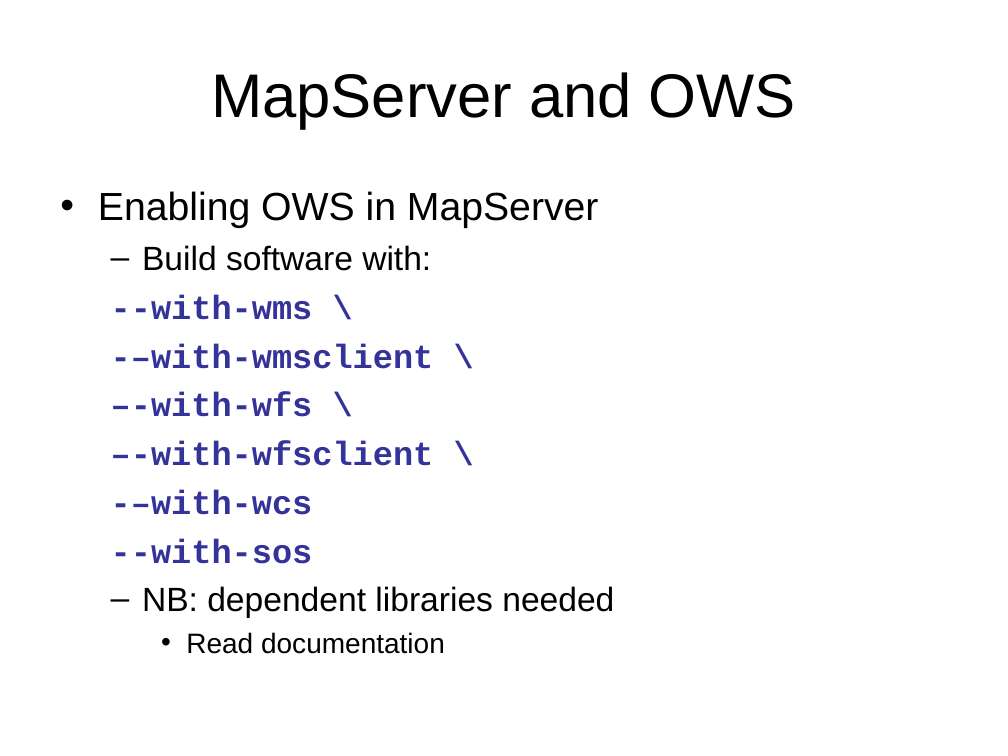
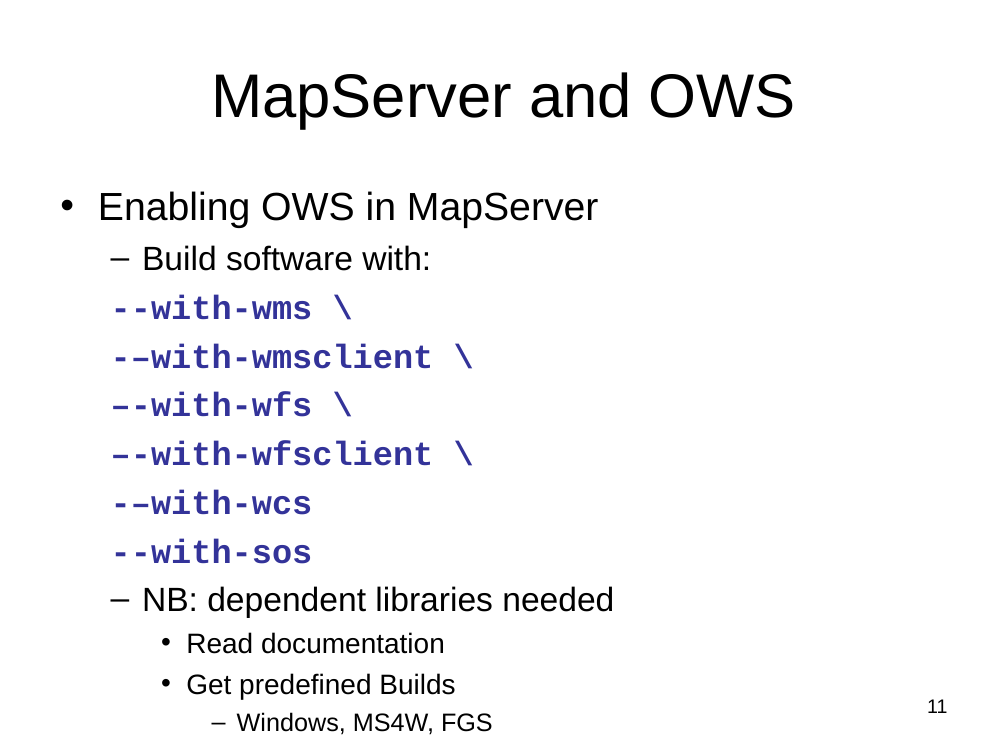
Before and after one commit to MapServer/ms-ogc-workshop, a slide deck: slide 11 of doc/ms_ogc_workshop.ppt. Drawn at 1008x756 pixels with LibreOffice and Linux fonts; fonts in the diff are those of the drawing. Boxes give left, top, right and bottom in pixels: in the first picture for what was removed or moved away, otherwise in the second. Text is boxed around its words. In the diff, an @@ line names an element or a change of style, - is before the commit and + after.

Commit message:
Changes from typos found during foss4g2006 workshop

```diff
--- a/doc/ms_ogc_workshop.ppt
+++ b/doc/ms_ogc_workshop.ppt
@@ text at <box>186,673,493,735</box>: paragraphs added @@
+    • Get predefined Builds
+      – Windows, MS4W, FGS
@@ page number added at <box>927,699,947,713</box>, 14 pt, text #000000 @@
+11
```
Also in this commit, not shown: 91 other slides changed.
